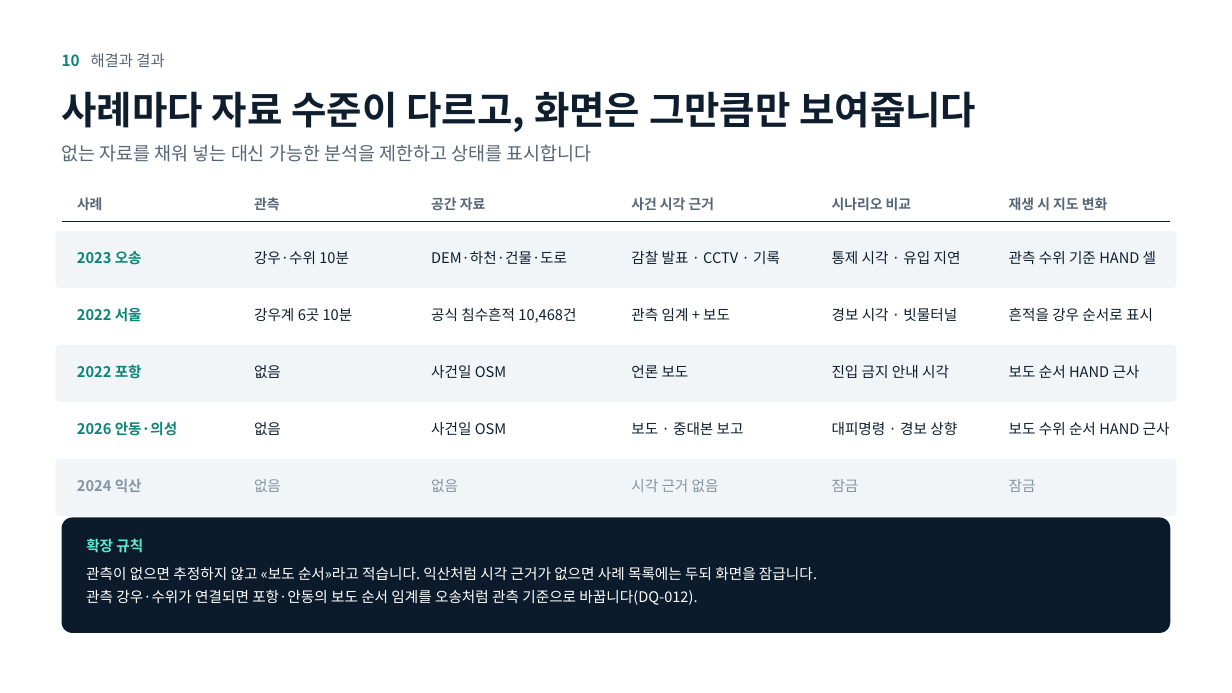
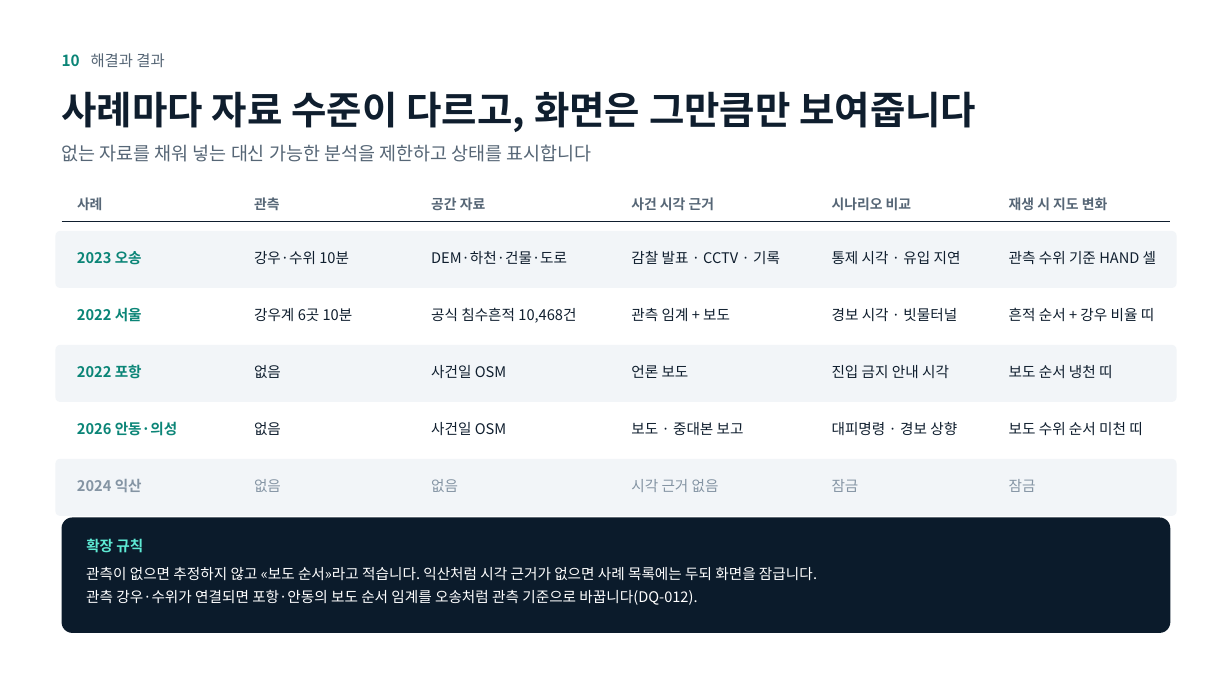
Before and after one commit to ssoyoum/Flood-Disaster-Digital-Twin, a slide deck: slide 10 of docs/presentations/FloodOps-2026-v3/FloodOps_최종발표_v3.pptx. Drawn at 1232x693 pixels with LibreOffice and Linux fonts; fonts in the diff are those of the drawing. Boxes give left, top, right and bottom in pixels: in the first picture for what was removed or moved away, otherwise in the second. Text is boxed around its words. In the diff, an @@ line names an element or a change of style, - is before the commit and + after.

```diff
--- a/docs/presentations/FloodOps-2026-v3/FloodOps_최종발표_v3.pptx
+++ b/docs/presentations/FloodOps-2026-v3/FloodOps_최종발표_v3.pptx
@@ text at <box>1009,307,1154,321</box>: text changed @@
-흔적을 강우 순서로 표시
+흔적 순서 + 강우 비율 띠
@@ text at <box>1009,365,1112,378</box>: text changed @@
-보도 순서 HAND 근사
+보도 순서 냉천 띠
@@ text at <box>1009,422,1142,435</box>: text changed @@
-보도 수위 순서 HAND 근사
+보도 수위 순서 미천 띠
```
Also in this commit, not shown: 2 other slides changed, 23 other files.
